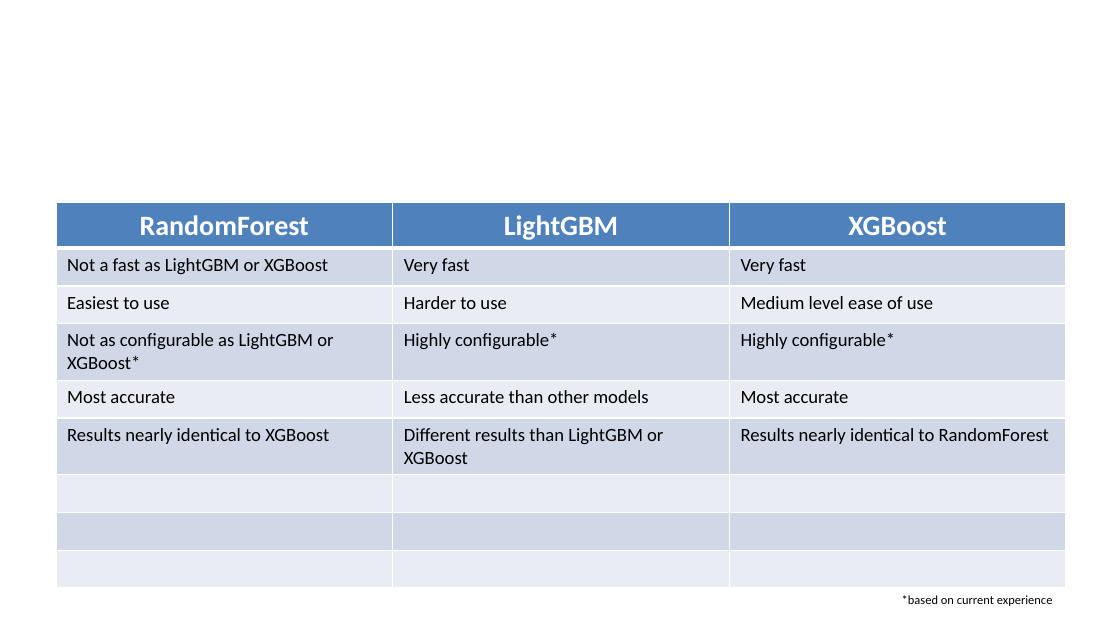
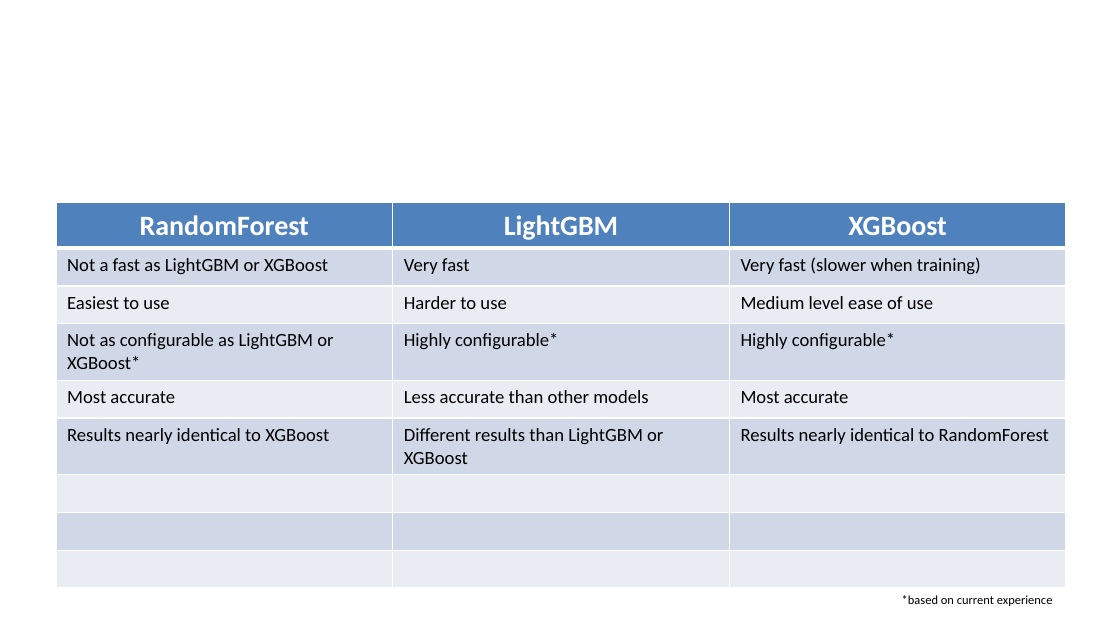
Before and after one commit to brian-campbell/ai-bootcamp-project-2, a slide deck: slide 16 of Machine_Learning_of_Phishing_URL_Data.pptx. Drawn at 1120x630 pixels with LibreOffice and Linux fonts; fonts in the diff are those of the drawing; background and template pictures are left out. Boxes give left, top, right and bottom in pixels: in the first picture for what was removed or moved away, otherwise in the second. Text is boxed around its words. In the diff, an @@ line names an element or a change of style, - is before the commit and + after.

```diff
--- a/Machine_Learning_of_Phishing_URL_Data.pptx
+++ b/Machine_Learning_of_Phishing_URL_Data.pptx
@@ table at <box>56,203,1067,586</box> @@
-row 2, column 3: Very fast
+row 2, column 3: Very fast (slower when training)
```
Also in this commit, not shown: 2 other slides changed.
